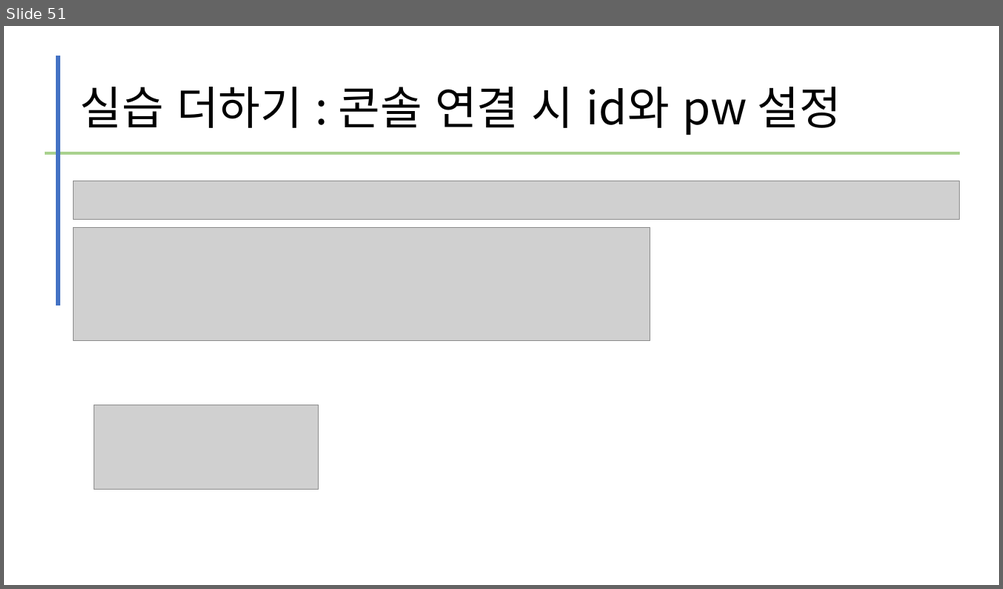
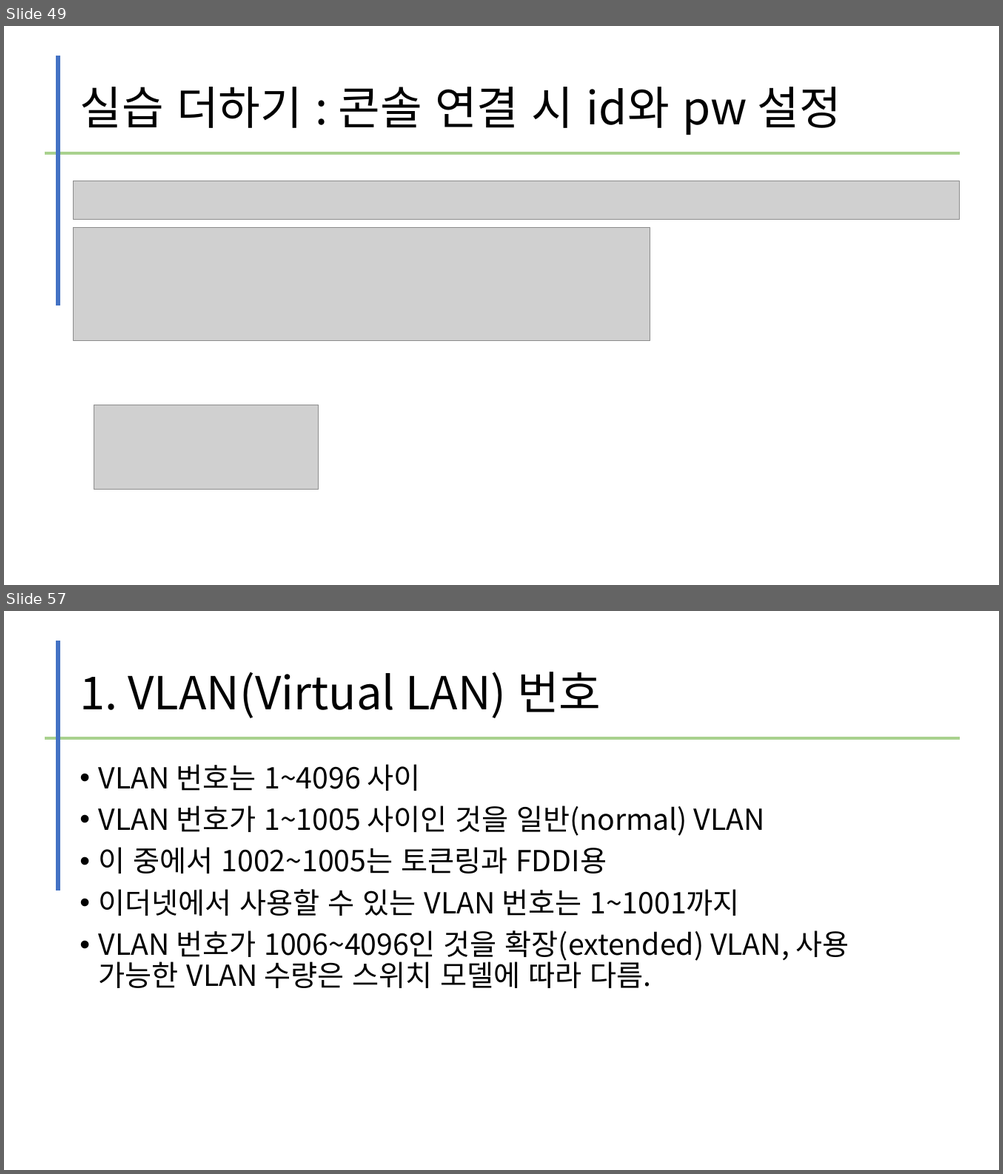
Before and after one commit to kig2929kig/network, a slide deck: L2L3 스위치 구축.pptx. Shown one above the other, each under a label of ours: slide 51 before the commit, slides 49 and 57 after it; the slides between them are not shown. The pictures are 1003x589 and 1003x1174 pixels, drawn with LibreOffice and Linux fonts; fonts in the diff are those of the drawing; grey boxes stand for pictures. Boxes give left, top, right and bottom in pixels: in the first picture for what was removed or moved away, otherwise in the second. Text is boxed around its words. In the diff, an @@ line names an element or a change of style, - is before the commit and + after.

```diff
--- a/L2L3 스위치 구축.pptx
+++ b/L2L3 스위치 구축.pptx
@@ slide 57 added at box(4, 611, 999, 1170), background #FFFFFF @@
@@ line added from (58, 641) to (58, 891), #4472C4 4.5 pt @@
@@ title added at box(79, 672, 600, 718), 44 pt, text #000000 @@
+1. VLAN(Virtual LAN) 번호
@@ line added from (44, 738) to (960, 738), #A9D18E 3 pt @@
@@ text added at box(99, 764, 849, 988), 28 pt, text #000000 @@
+• VLAN 번호는 1~4096 사이
+• VLAN 번호가 1~1005 사이인 것을 일반(normal) VLAN
+• 이 중에서 1002~1005는 토큰링과 FDDI용
+• 이더넷에서 사용할 수 있는 VLAN 번호는 1~1001까지
+• VLAN 번호가 1006~4096인 것을 확장(extended) VLAN, 사용 가능한 VLAN 수량은 스위치 모델에 따라 다름.
@@ what was slide 51 is now slide 49 @@
```
Also in this commit, not shown: 2 slides changed, 14 other slides added, 1 slide removed.
